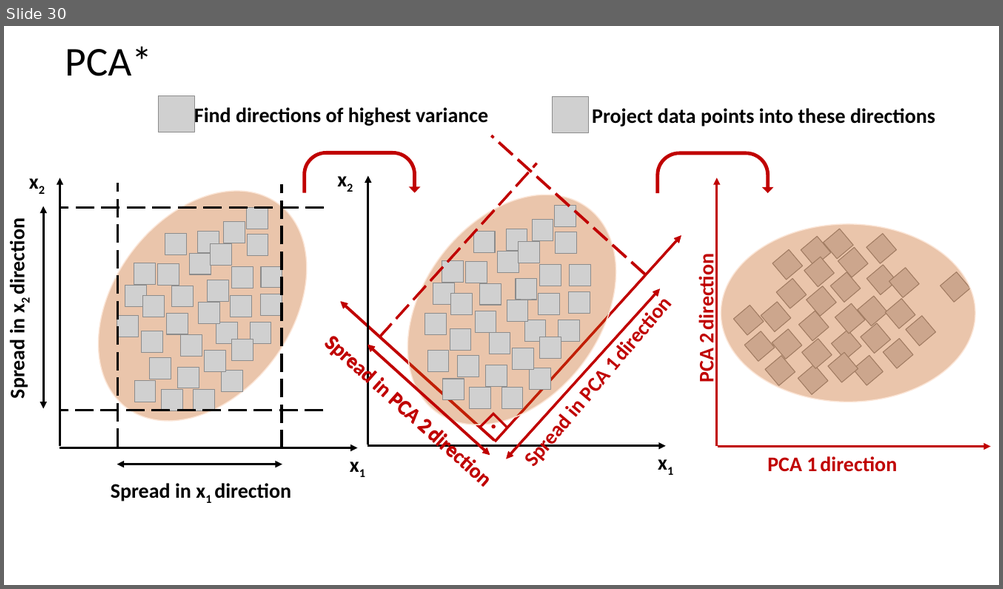
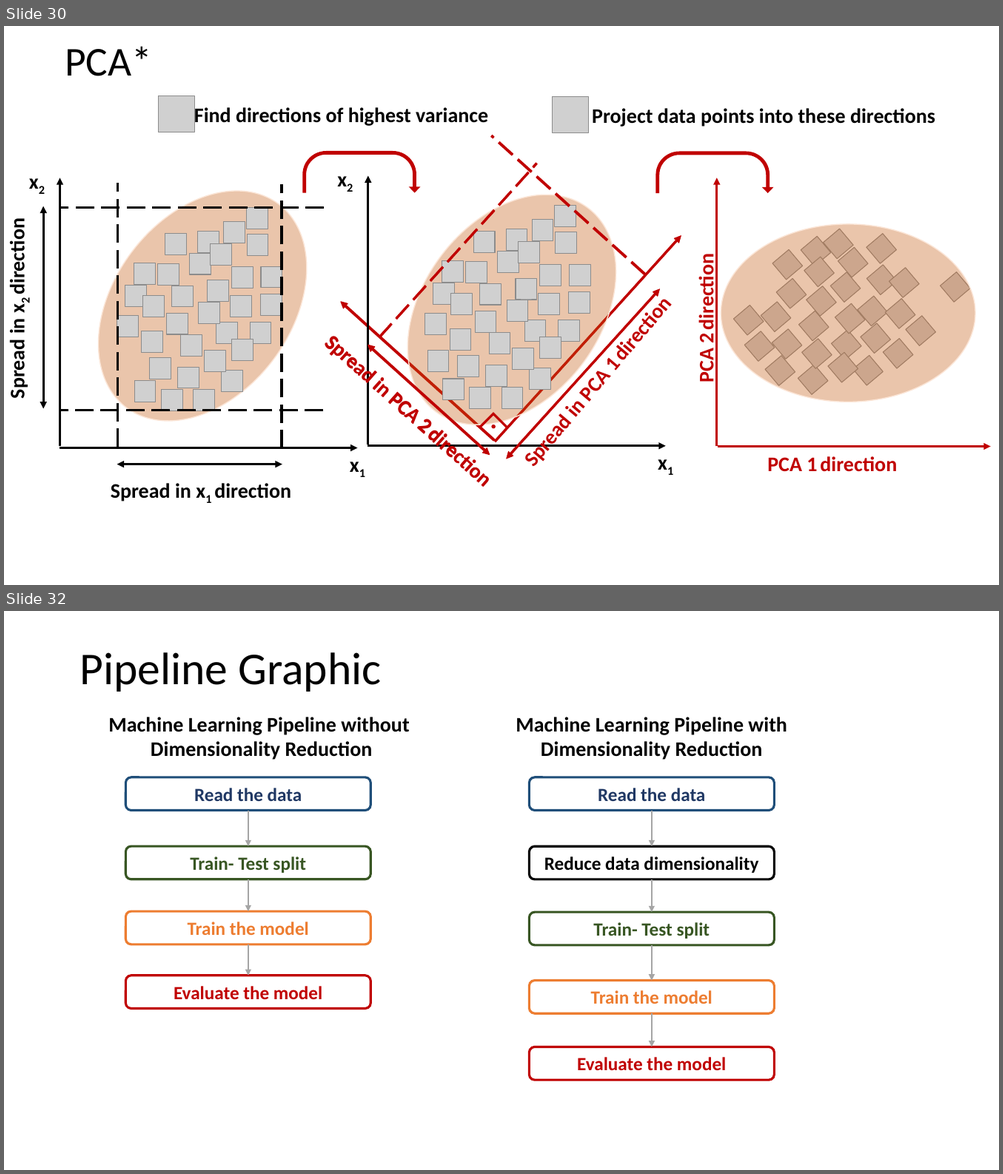
Before and after one commit to fsb-edu/ML4Food, a slide deck: images/Graphics of ML4Food.pptx. Shown one above the other, each under a label of ours: slide 30 before the commit, slides 30 and 32 after it; the slides between them are not shown. The pictures are 1003x589 and 1003x1174 pixels, drawn with LibreOffice and Linux fonts; fonts in the diff are those of the drawing; grey boxes stand for pictures. Boxes give left, top, right and bottom in pixels: in the first picture for what was removed or moved away, otherwise in the second. Text is boxed around its words. In the diff, an @@ line names an element or a change of style, - is before the commit and + after.

```diff
--- a/images/Graphics of ML4Food.pptx
+++ b/images/Graphics of ML4Food.pptx
@@ slide 32 added at (4,611,999,1170), background #FFFFFF @@
@@ title added at (79,652,381,692), 44 pt, text #000000 @@
+Pipeline Graphic
@@ group added at (108,717,787,1080): 9 rounded rectangles, 7 arrows, 2 texts @@
+Read the data
+Train- Test split
+Train the model
+Evaluate the model
+Machine Learning Pipeline without
+Dimensionality Reduction
+Read the data
+Train- Test split
+Train the model
+Evaluate the model
+Reduce data dimensionality
+Machine Learning Pipeline with
+Dimensionality Reduction
```
Also in this commit, not shown: 1 other slide added, 4 other files.
